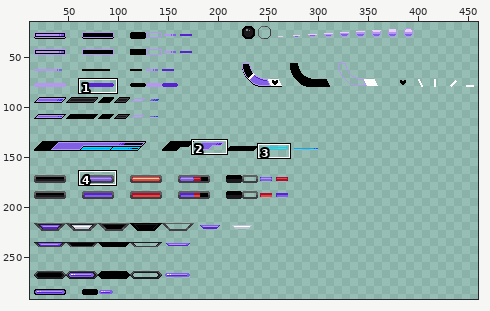
Edited in one commit: pixel-art file (Assets/Sprites/01_UI/Pixel UI & HUD/ValueBars.aseprite). The first picture is a wide view before the edit; the outline marks the close-up.
Close-up. As it was:
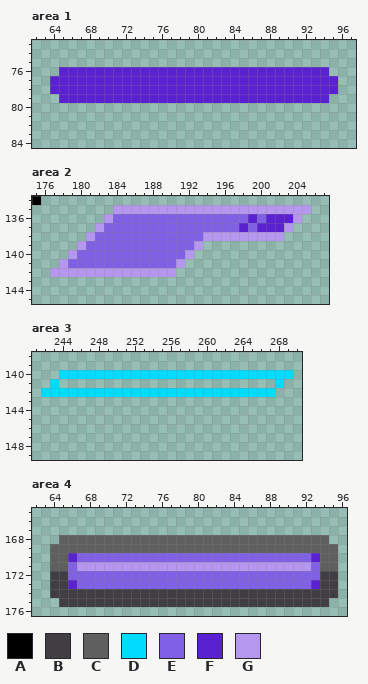
480x304 pixels, 1 frame. Shown: area 1: x 62..97, y 73..84; area 2: x 175..207, y 134..145; area 3: x 241..270, y 138..149; area 4: x 62..96, y 165..176. The wide view leaves out empty margins. The commit also changed other parts of the picture, which this record leaves out.
Palette (. is transparent): A #000000  B #403e42  C #605f60  D #00dcff  E #8061e6  F #5a21d1  G #b697ef
Once edited:
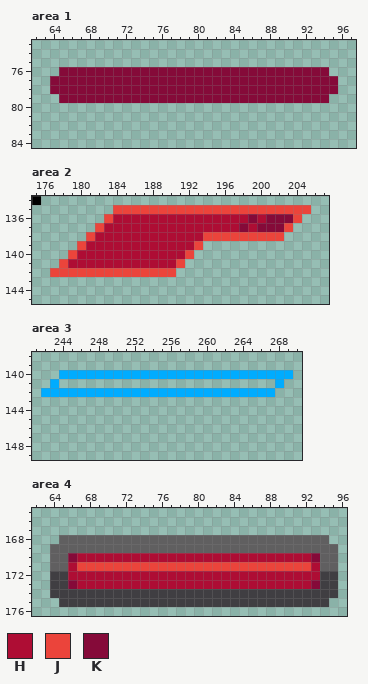
Colours new in this view: H #ae0d34  J #eb443b  K #850a39
What changed:
layer "Green" now hidden
layer "Orange" now hidden
layer "Purple" now hidden
colour D: #00dcff -> #00acff
Area 1:
y 76: x 65..94 FFFFFFFFFFFFFFFFFFFFFFFFFFFFFF -> KKKKKKKKKKKKKKKKKKKKKKKKKKKKKK
y 77..78: x 64..95 FFFFFFFFFFFFFFFFFFFFFFFFFFFFFFFF -> KKKKKKKKKKKKKKKKKKKKKKKKKKKKKKKK
y 79: x 65..94 FFFFFFFFFFFFFFFFFFFFFFFFFFFFFF -> KKKKKKKKKKKKKKKKKKKKKKKKKKKKKK
Area 2:
y 135: x 184..205 GGGGGGGGGGGGGGGGGGGGGG -> JJJJJJJJJJJJJJJJJJJJJJ
y 136: x 183..204 GEEEEEEEEEEEEEEEFEFFFG -> JHHHHHHHHHHHHHHHKHKKKJ
y 137: x 182..203 GEEEEEEEEEEEEEEEFEFFFG -> JHHHHHHHHHHHHHHHKHKKKJ
y 138: x 181..202 GEEEEEEEEEEEEGGGGGGGGG -> JHHHHHHHHHHHHJJJJJJJJJ
y 139: x 180..193 GEEEEEEEEEEEEG -> JHHHHHHHHHHHHJ
y 140: x 179..192 GEEEEEEEEEEEEG -> JHHHHHHHHHHHHJ
y 141: x 178..191 GEEEEEEEEEEEEG -> JHHHHHHHHHHHHJ
y 142: x 177..190 GGGGGGGGGGGGGG -> JJJJJJJJJJJJJJ
Area 4:
y 170: x 66..93 FEEEEEEEEEEEEEEEEEEEEEEEEEEF -> KHHHHHHHHHHHHHHHHHHHHHHHHHHK
y 171: x 66..93 EGGGGGGGGGGGGGGGGGGGGGGGGGGE -> HJJJJJJJJJJJJJJJJJJJJJJJJJJH
y 172: x 66..93 EEEEEEEEEEEEEEEEEEEEEEEEEEEE -> HHHHHHHHHHHHHHHHHHHHHHHHHHHH
y 173: x 66..93 FEEEEEEEEEEEEEEEEEEEEEEEEEEF -> KHHHHHHHHHHHHHHHHHHHHHHHHHHK
Boxes around the changes in both close-ups, in picture pixels (x1, y1, x2, y2):
changed: (50, 67, 338, 103)
changed: (50, 205, 311, 277)
changed: (41, 370, 293, 397)
changed: (68, 553, 320, 589)
